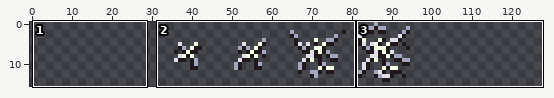
Two versions of one sprite sheet, assets/textures/damage_atlas.png. Above: a wide view before the commit, with the close-up outlined.
Close-up. Old version:
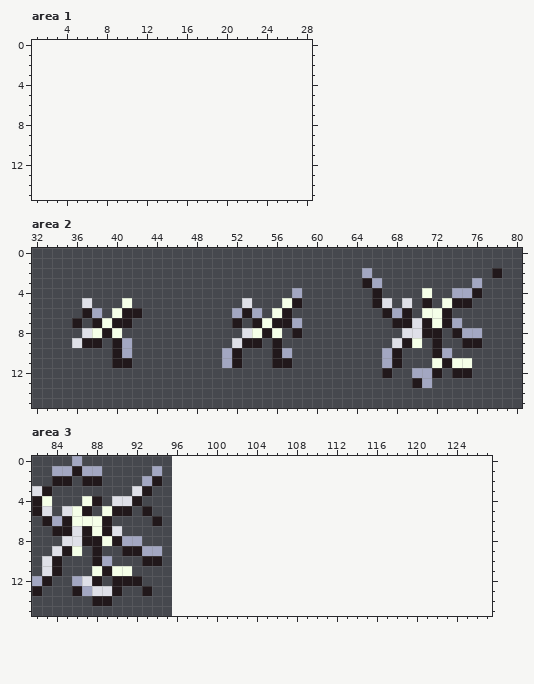
The file is 64x16 pixels. Shown: area 1: x 1..28, y 0..15; area 2: x 32..80, y 0..15; area 3: x 82..127, y 0..15. The old version is drawn lined up with the new one, on the new canvas.
Now the later version:
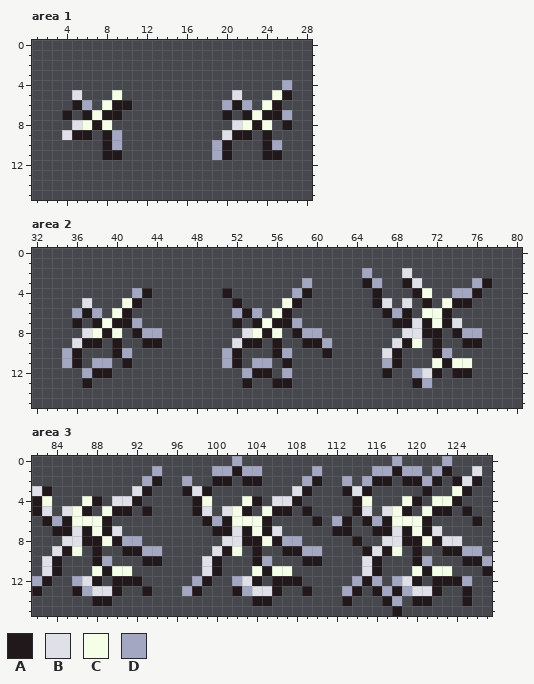
Palette (. is transparent): A #21181b  B #dfe0e8  C #f5ffe8  D #a3a7c2
The exact change:
canvas 64x16 -> 128x16, the old top-left corner now at 32,0
--- area 1
@@ x 1..28 @@
  3 ............................
- 4 ............................
- 5 ............................
- 6 ............................
- 7 ............................
- 8 ............................
- 9 ............................
-10 ............................
-11 ............................
+ 4 .........................D..
+ 5 ....B...C...........B...CA..
+ 6 ....AD.CAA.........DAD.CA...
+ 7 ...A.ACAA..........A.ACAAD..
+ 8 ....BCAC............BCAC.A..
+ 9 ...BAA.AD..........BAA.A....
+10 .......AD.........DA...AD...
+11 .......AA.........DA...AA...
 12 ............................
--- area 2
@@ x 32..80 @@
  1 .................................................
- 2 .................................D............A..
- 3 .................................AD.........D....
- 4 ..........................D.......A....C..DDA....
- 5 .....B...C...........B...CA.......AB.B.A.CAA.....
- 6 .....AD.CAA.........DAD.CA.........ADA.CCA.......
- 7 ....A.ACAA..........A.ACAAD.........AABACAD......
- 8 .....BCAC............BCAC.A..........BBAA.ADD....
- 9 ....BAA.AD..........BAA.A...........BAC.A..AA....
-10 ........AD.........DA...AD.........DA...AD.......
-11 ........AA.........DA...AA.........DA...CACC.....
-12 ...................................A..DDA.AA.....
-13 ......................................AD.........
+ 2 .................................D...B...........
+ 3 ...........................D.....AD..AB.....DA...
+ 4 ..........DA.......A......DA......A...AC..DDA....
+ 5 .....B...CA.........A....CA.......AB.B.A.CAA.....
+ 6 ....DAD.CA..........DAD.CA.........ADA.CCA.......
+ 7 ....A.ACAAD.........A.ACAAD.........AABACAB......
+ 8 .....BCAC.ADD........BCAC.ADD........BBAA.ADD....
+ 9 ....BAA.A..AA.......BAA.A..AAD......BAC.A..AA....
+10 ...DA...AD.........DA...AD...A.....BA...AD.......
+11 ...DA.DD.A.........DA.DD.A.........DA...CACC.....
+12 .....DAA.............DAA.D.........A..DBA.AA.....
+13 .....A...............A..AA............AD.........
 14 .................................................
--- area 3
@@ x 82..127 @@
- 0 ....D.........................................
- 1 ..DDADD.....D.................................
- 2 ..AA.AA....DA.................................
- 3 BA........BA..................................
- 4 AC...CA.BBA...................................
- 5 AB.BCA.CAA.A..................................
- 6 .ADACCCA....A.................................
- 7 ..AABACAB.....................................
- 8 ...BBAACADD...................................
- 9 ..BAC.A..AADD.................................
-10 .BA...AD...AA.................................
-11 .BA...CACC....................................
-12 DA..DBA.AAA...................................
-13 A...ADBBA..A..................................
-14 ......AA......................................
-15 ..............................................
+ 0 ....................D...............D....D....
+ 1 ............D.....DDADD.....D.....DDADD.DA..B.
+ 2 ...........DA..D..AA.AA....DA..D.DAA.AADA.ABA.
+ 3 BA........BA...ABA........BA...ABA.....A..CA..
+ 4 AC...CA.BBA.....AC...CA.BBA.....AC...CA.CCA...
+ 5 AB.BCA.CAA.A....AB.BCA.CAA.A....AB.BCA.CAA.A..
+ 6 .ADACCCA.........ADACCCA....A.DA.ADACCCA....A.
+ 7 ..AABACAB.........AABACAB.....AA..AABACAB.....
+ 8 ...BBAACADD........BBAACADD.....A..BBAACABB...
+ 9 ..BAC.A..AADD.....BAC.A..AADD....ABAC.A..AADD.
+10 .BA...AD...AA....BA...AD...AA....BA...AD...AAD
+11 .BA...CACC.......BA...CACC.......BA...CACC...A
+12 DA..DBA.AAA.....DA..DBA.AAA.....DAD.DBA.AAAD..
+13 A...ADBBA..A...DA...ADBBA..A...DA.ADADBBA..A..
+14 ......AA..............AA.......A...AD.AA...A..
+15 ....................................A.........
